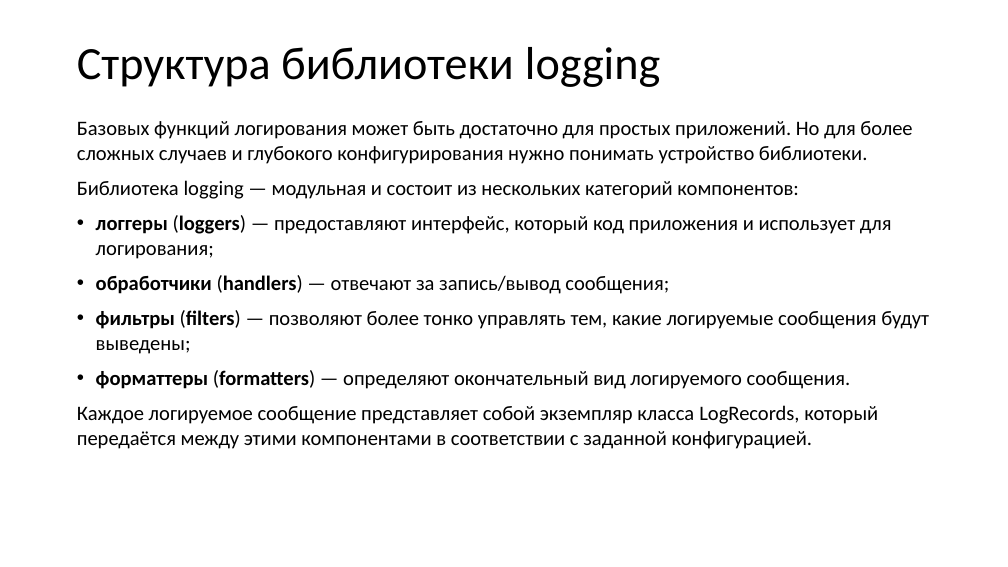
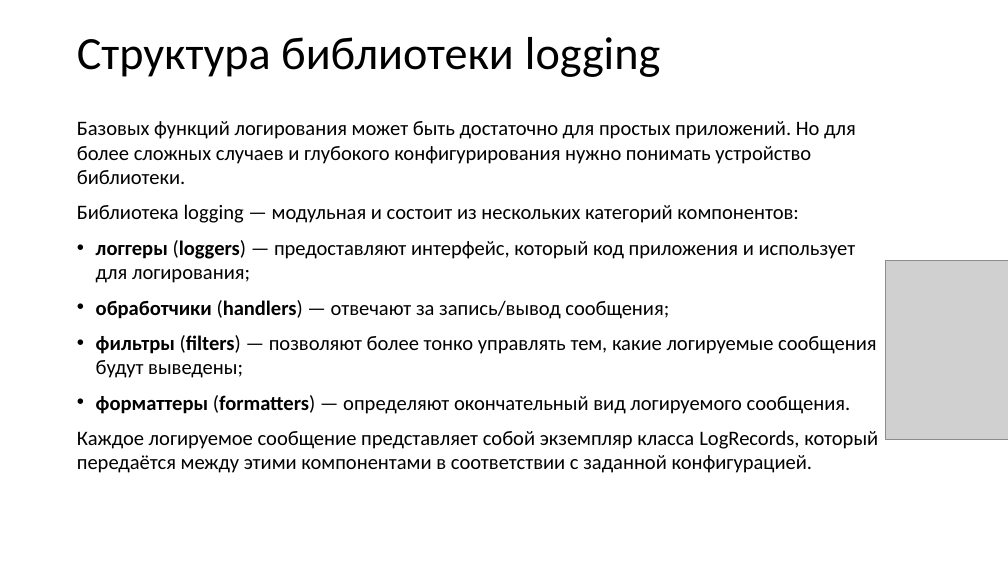
Before and after one commit to xtrueman/prog_instruments, a slide deck: slide 25 of presentations/Logging.pptx (slide 24 before the commit). Drawn at 1008x567 pixels with LibreOffice and Linux fonts; fonts in the diff are those of the drawing; grey boxes stand for pictures. Boxes give left, top, right and bottom in pixels: in the first picture for what was removed or moved away, otherwise in the second. Text is boxed around its words. In the diff, an @@ line names an element or a change of style, - is before the commit and + after.

Commit message:
logging

```diff
--- a/presentations/Logging.pptx
+++ b/presentations/Logging.pptx
@@ title "Структура библиотеки logging": place and size @@
-title "Структура библиотеки logging" at (77, 47, 660, 87)
+title "Структура библиотеки logging" at (77, 37, 660, 77)
@@ text "Базовых функций логирования может быть ..." rewrapped from (77, 121, 929, 449) to (77, 121, 878, 473) @@
@@ picture added at (885, 261, 1008, 439) @@
```
Also in this commit, not shown: 3 other slides changed, 1 slide added.
